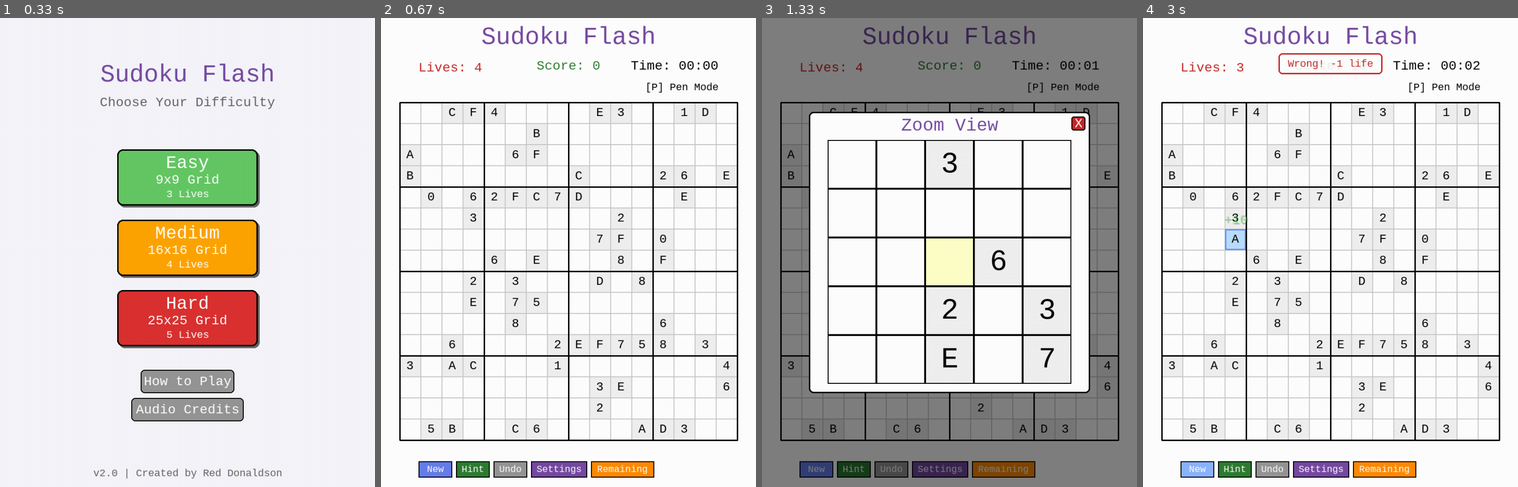
Above: before the commit, frames 1-4 (left to right).
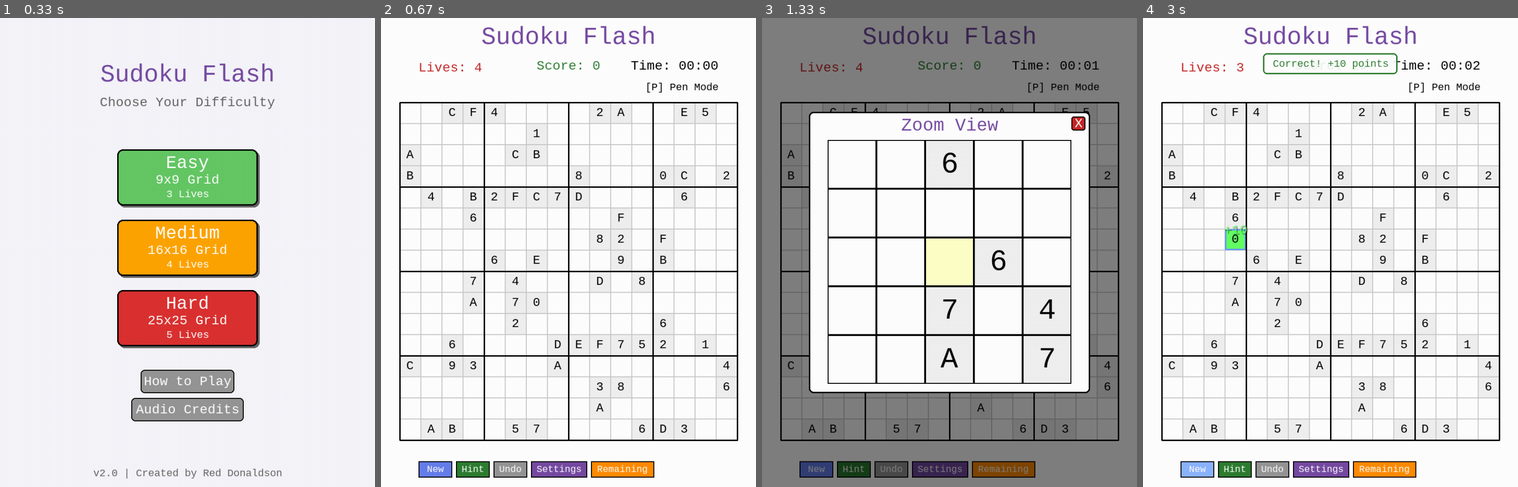
Above: after the commit, the same moments.

Repository: dbdonaldson50/PyGame-Sudoku-Flood
Game: pygame game, started from sudoku_flash.py
The game is run twice, just before and just after one commit, with the same random seed, the same clock (stepped at 60 frames per second) and the same inputs.
Inputs (mouse positions are in pixels of both pictures, inside the frame that each line leads up to):
- Up to frame 1 (0.33 s): no input
- Up to frame 2 (0.67 s): click (553, 271) at 0.38 s
- Up to frame 3 (1.33 s): hold Right 0.67-1.13 s; click (859, 257) at 1.22 s
- Up to frame 4 (3 s): click "New" at 1.55 s; click "Remaining" at 1.88 s; click "New" at 2.22 s; hold Up 2.5-2.8 s; tap A at 2.65 s; tap 0 at 2.83 s

Frame 1 is identical in both runs. In frame 2, 0.7% of the frame differs, in the area x 6-94%, y 19-89%; in frame 3, 0.5%; in frame 4, 1.6%, in the area x 6-94%, y 7-89%.

Commit message:
Improve generation: Fill both diagonals + slower spinner + optimize callbacks
Issues Fixed:

1. Pre-fill both diagonals for better visual and faster generation
   - Added _prefill_diagonals() function
   - Fills main diagonal (top-left to bottom-right)
   - Fills anti-diagonal (top-right to bottom-left)
   - Carefully checks validity to avoid conflicts
   - Provides more constraints, reducing search space
   - Creates nice visual X pattern during generation

2. Slowed down spinner rotation (10° → 3° per update)
   - Was rotating too fast and appearing to blink
   - Now rotates at more reasonable, visible speed
   - Easier to see rotation during generation

3. Reduced callback frequency during backtracking
   - Was calling callback too frequently during backtracking
   - Changed from every grid_size cells to every 100 cells during backtracking
   - Spinner update throttle: 50ms → 200ms during backtracking (5fps)
   - Progress updates still at 100ms when advancing (10fps)
   - Significantly reduces overhead without losing visual feedback

4. Reorganized get_valid_symbols() function
   - Moved before _prefill_diagonals() for availability
   - Removed duplicate definition

Performance Impact:
- Diagonal prefilling: ~10-15% additional cells pre-filled
- Reduced backtracking callbacks: ~80% fewer renders during backtracking
- Overall: Faster generation with less system load
- Visual: Smoother, more pleasant spinner animation

Modified by: Red Donaldson
Date: March 17, 2026

Diff:
--- a/src/game_logic.py
+++ b/src/game_logic.py
@@ -51,9 +51,12 @@
     # Pre-fill diagonal boxes (safe optimization)
     _prefill_diagonal_boxes(board, grid_size, box_size, symbols)
 
-    # Call progress callback after diagonal boxes filled
+    # Pre-fill both diagonals for better visual and faster generation
+    _prefill_diagonals(board, grid_size, box_size, symbols)
+
+    # Call progress callback after diagonal boxes and diagonals filled
     if progress_callback:
-        progress_callback(board, 0.1)
+        progress_callback(board, 0.15)
 
     # Track progress for callbacks - use max position reached to avoid going backward during backtracking
     total_cells = grid_size * grid_size
@@ -77,15 +80,16 @@
         if should_update_progress:
             max_position[0] = current_position
 
-        # Call callback more frequently to keep spinner moving
-        # Progress only updates when advancing, spinner always updates
-        callback_frequency = max(10, grid_size)
-        if progress_callback and (current_position % callback_frequency == 0 or should_update_progress):
-            if should_update_progress:
-                progress = 0.1 + 0.9 * (current_position / total_cells)
+        # Call callback to update progress and spinner
+        # During backtracking, update spinner less frequently to avoid slowdown
+        if should_update_progress:
+            # Always update when making progress
+            if progress_callback:
+                progress = 0.15 + 0.85 * (current_position / total_cells)
                 progress_callback(board, min(0.99, progress))
-            else:
-                # During backtracking, call callback with current progress to update spinner
+        elif is_backtracking and progress_callback:
+            # During backtracking, only update spinner occasionally (every 100 cells)
+            if current_position % 100 == 0:
                 progress_callback(board, None)  # None signals spinner update only
 
     if _fill_board_simple(board, grid_size, box_size, symbols, 0, 0, progress_wrapper):
@@ -97,6 +101,39 @@
     raise Exception("Failed to generate valid Sudoku board")
 
 
+def get_valid_symbols(board, row, col, symbols, grid_size, box_size):
+    """Get list of symbols that can be placed at (row, col)
+
+    Forward checking optimization: Pre-filter valid options.
+    Much faster than trying all symbols and checking validity.
+
+    Added by: Red Donaldson
+    Date: March 17, 2026
+    """
+    used = set()
+
+    # Collect symbols already used in row
+    for c in range(grid_size):
+        if board[row][c] is not None:
+            used.add(board[row][c])
+
+    # Collect symbols already used in column
+    for r in range(grid_size):
+        if board[r][col] is not None:
+            used.add(board[r][col])
+
+    # Collect symbols already used in box
+    box_row = (row // box_size) * box_size
+    box_col = (col // box_size) * box_size
+    for i in range(box_row, box_row + box_size):
+        for j in range(box_col, box_col + box_size):
+            if board[i][j] is not None:
+                used.add(board[i][j])
+
+    # Return symbols not yet used
+    return [s for s in symbols if s not in used]
+
+
 def _prefill_diagonal_boxes(board, grid_size, box_size, symbols):
     """Pre-fill diagonal boxes - they're independent so this is always safe
 
@@ -119,6 +156,32 @@
             for j in range(box_start, box_start + box_size):
                 board[i][j] = shuffled_symbols[symbol_idx]
                 symbol_idx += 1
+
+
+def _prefill_diagonals(board, grid_size, box_size, symbols):
+    """Pre-fill both main and anti-diagonal with valid values
+
+    This provides additional constraints and creates a nice visual pattern.
+    Only fills cells that aren't already filled by diagonal boxes.
+    Carefully checks validity to avoid conflicts.
+
+    Added by: Red Donaldson
+    Date: March 17, 2026
+    """
+    # Fill main diagonal (top-left to bottom-right)
+    for i in range(grid_size):
+        if board[i][i] is None:  # Skip if already filled by diagonal box
+            valid_symbols = get_valid_symbols(board, i, i, symbols, grid_size, box_size)
+            if valid_symbols:
+                board[i][i] = random.choice(valid_symbols)
+
+    # Fill anti-diagonal (top-right to bottom-left)
+    for i in range(grid_size):
+        j = grid_size - 1 - i
+        if board[i][j] is None:  # Skip if already filled
+            valid_symbols = get_valid_symbols(board, i, j, symbols, grid_size, box_size)
+            if valid_symbols:
+                board[i][j] = random.choice(valid_symbols)
 
 
 def _fill_first_row(board, grid_size, box_size, symbols_set,
@@ -482,39 +545,6 @@
     return False
 
 
-def get_valid_symbols(board, row, col, symbols, grid_size, box_size):
-    """Get list of symbols that can be placed at (row, col)
-
-    Forward checking optimization: Pre-filter valid options.
-    Much faster than trying all symbols and checking validity.
-
-    Added by: Red Donaldson
-    Date: March 17, 2026
-    """
-    used = set()
-
-    # Collect symbols already used in row
-    for c in range(grid_size):
-        if board[row][c] is not None:
-            used.add(board[row][c])
-
-    # Collect symbols already used in column
-    for r in range(grid_size):
-        if board[r][col] is not None:
-            used.add(board[r][col])
-
-    # Collect symbols already used in box
-    box_row = (row // box_size) * box_size
-    box_col = (col // box_size) * box_size
-    for i in range(box_row, box_row + box_size):
-        for j in range(box_col, box_col + box_size):
-            if board[i][j] is not None:
-                used.add(board[i][j])
-
-    # Return symbols not yet used
-    return [s for s in symbols if s not in used]
-
-
 def is_valid_placement(board, row, col, symbol, grid_size, box_size):
     """Check if placing symbol at (row, col) is valid
 
--- a/src/sudoku_game.py
+++ b/src/sudoku_game.py
@@ -410,9 +410,9 @@
 
             # If progress is None, it's a spinner-only update during backtracking
             if progress is None:
-                self.generation_spinner_angle = (self.generation_spinner_angle + 10) % 360
-                # Only render occasionally during backtracking to keep spinner moving
-                if current_time - last_render_time[0] >= 0.05:  # 20fps for spinner
+                self.generation_spinner_angle = (self.generation_spinner_angle + 3) % 360  # Slower rotation
+                # Only render occasionally during backtracking to avoid slowdown
+                if current_time - last_render_time[0] >= 0.2:  # 5fps for spinner during backtracking
                     last_render_time[0] = current_time
                     from ui_renderer import draw_generation_screen
                     draw_generation_screen(self)
@@ -429,7 +429,7 @@
             last_render_time[0] = current_time
             self.generation_board = copy.deepcopy(board)
             self.generation_progress = progress
-            self.generation_spinner_angle = (self.generation_spinner_angle + 10) % 360
+            self.generation_spinner_angle = (self.generation_spinner_angle + 3) % 360  # Slower rotation
 
             # Render the generation screen
             from ui_renderer import draw_generation_screen
